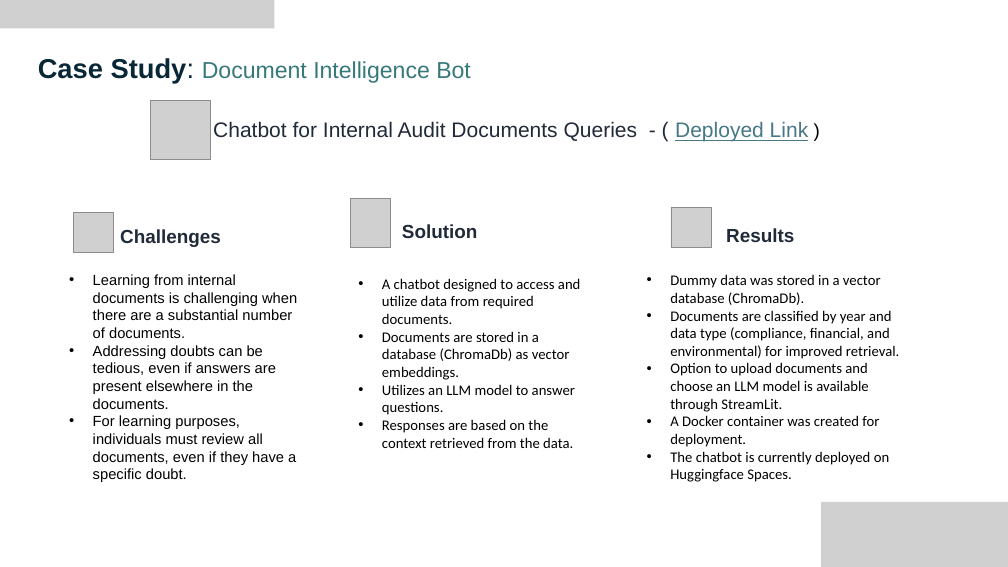
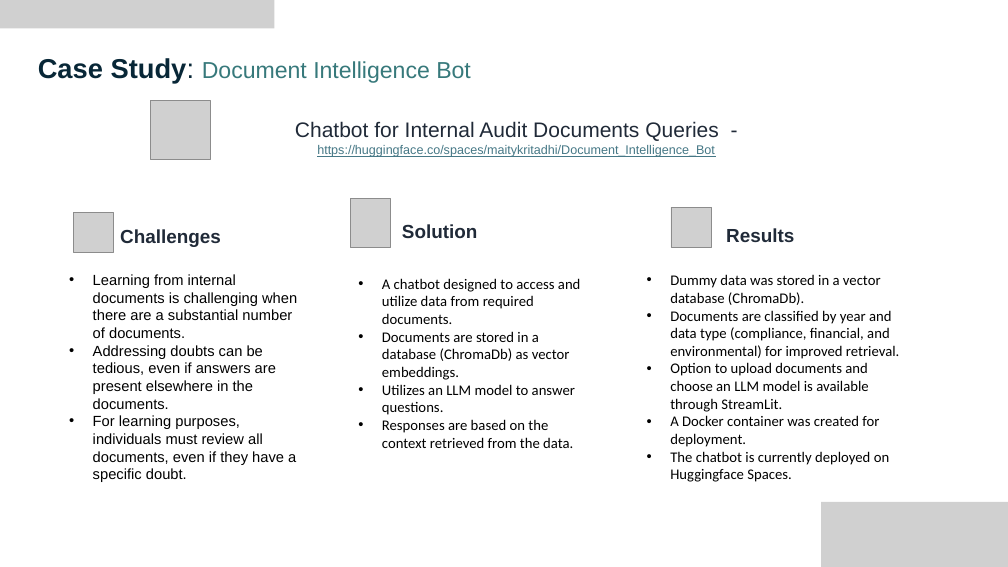
Before and after one commit to gem-utkarsh-singh/POC-Central-Repository, a slide deck: slide 1 of DOCS/Document Intelligence Bot.pptx. Drawn at 1008x567 pixels with LibreOffice and Linux fonts; fonts in the diff are those of the drawing; grey boxes stand for pictures; background and template pictures are left out. Boxes give left, top, right and bottom in pixels: in the first picture for what was removed or moved away, otherwise in the second. Text is boxed around its words. In the diff, an @@ line names an element or a change of style, - is before the commit and + after.

Commit message:
Document Changes

```diff
--- a/DOCS/Document Intelligence Bot.pptx
+++ b/DOCS/Document Intelligence Bot.pptx
@@ text at <box>295,121,719,157</box>: text changed; size 20 to 12 pt; text colour #202A38 to #467886 @@
-Chatbot for Internal Audit Documents Queries - ( Deployed Link )
+Chatbot for Internal Audit Documents Queries - https://huggingface.co/spaces/maitykritadhi/Document_Intelligence_Bot
```
Also in this commit, not shown: 5 other files.
